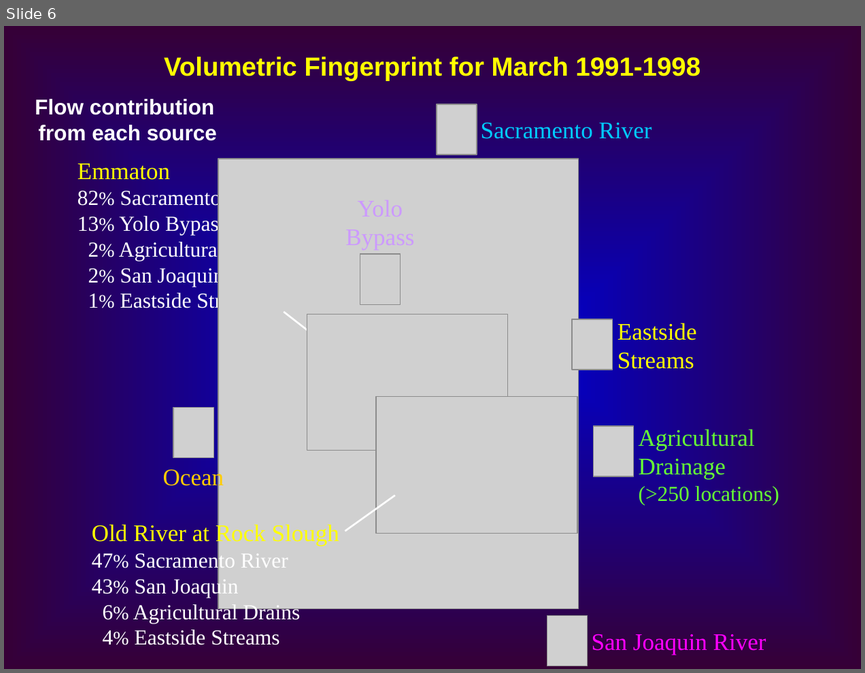
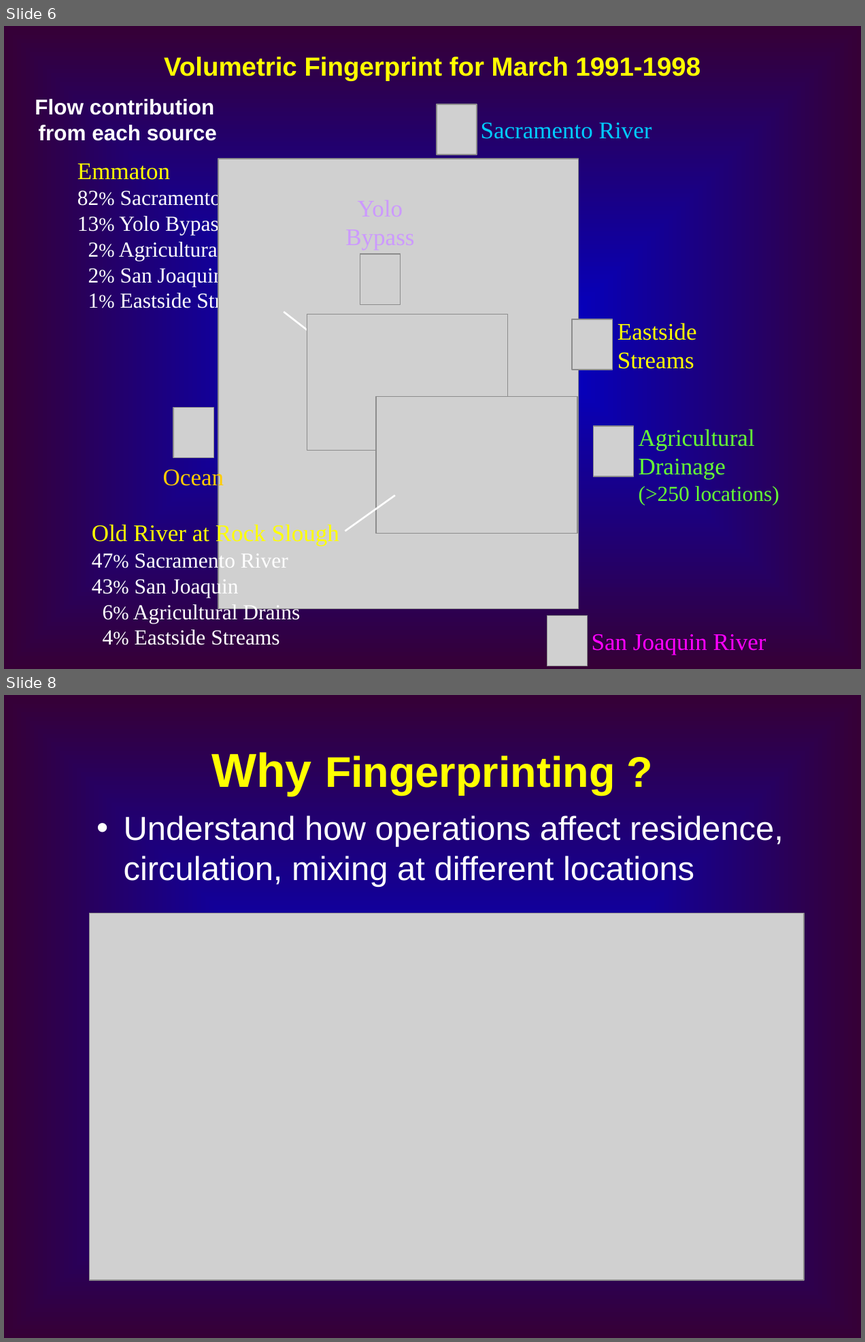
Before and after one commit to CADWRDeltaModeling/dsm2, a slide deck: dsm2/presentations/Source_Tracking.ppt. Shown one above the other, each under a label of ours: slide 6 before the commit, slides 6 and 8 after it; the slides between them are not shown. The pictures are 865x673 and 865x1342 pixels, drawn with LibreOffice and Linux fonts; fonts in the diff are those of the drawing; grey boxes stand for pictures. Boxes give left, top, right and bottom in pixels: in the first picture for what was removed or moved away, otherwise in the second. Text is boxed around its words. In the diff, an @@ line names an element or a change of style, - is before the commit and + after.

```diff
--- a/dsm2/presentations/Source_Tracking.ppt
+++ b/dsm2/presentations/Source_Tracking.ppt
@@ slide 8 added at box(4, 695, 861, 1338), background gradient #0000CC to #360036 @@
@@ title added at box(211, 752, 615, 796), 36 pt, text #FFFF00, bold @@
+Why Fingerprinting ?
@@ text added at box(124, 815, 783, 887), 28 pt, text #FFFFFF @@
+  • Understand how operations affect residence, circulation, mixing at different locations
@@ picture added at box(90, 913, 804, 1279) @@
```
Also in this commit, not shown: 3 slides changed, 2 other slides added.
